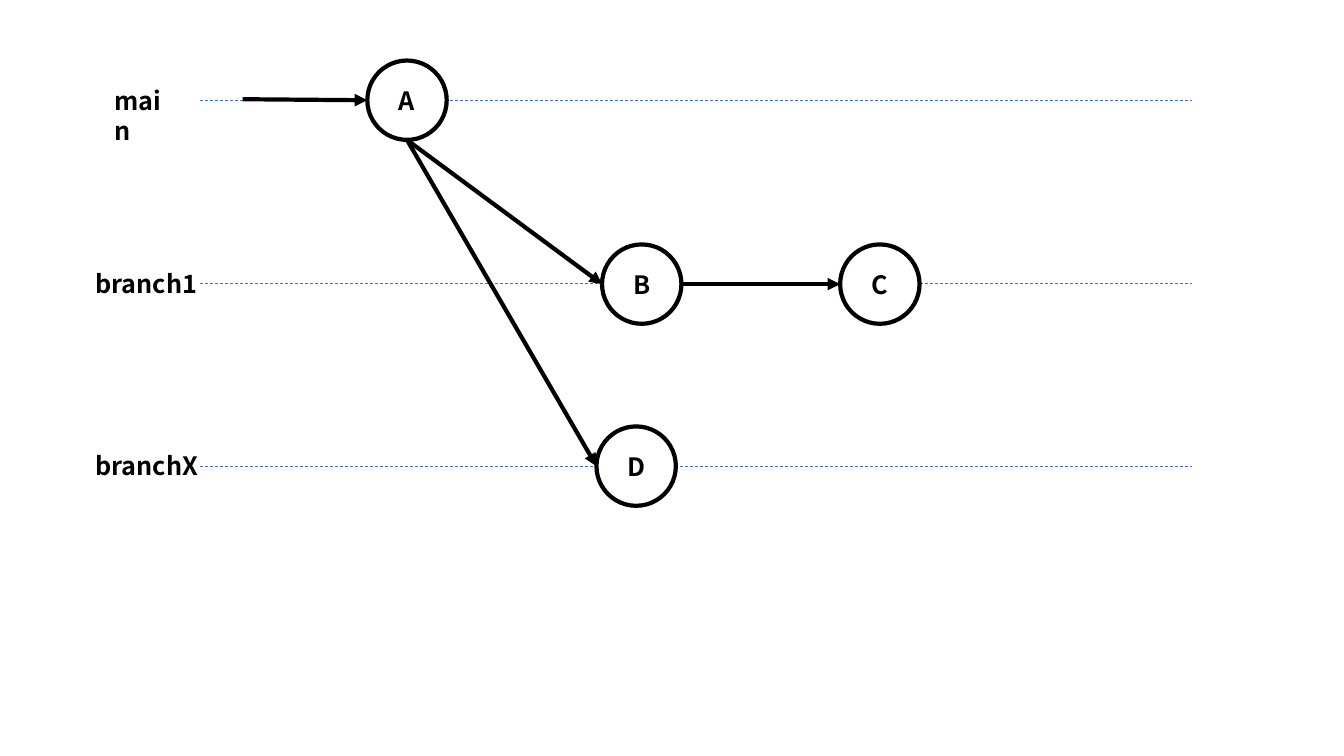
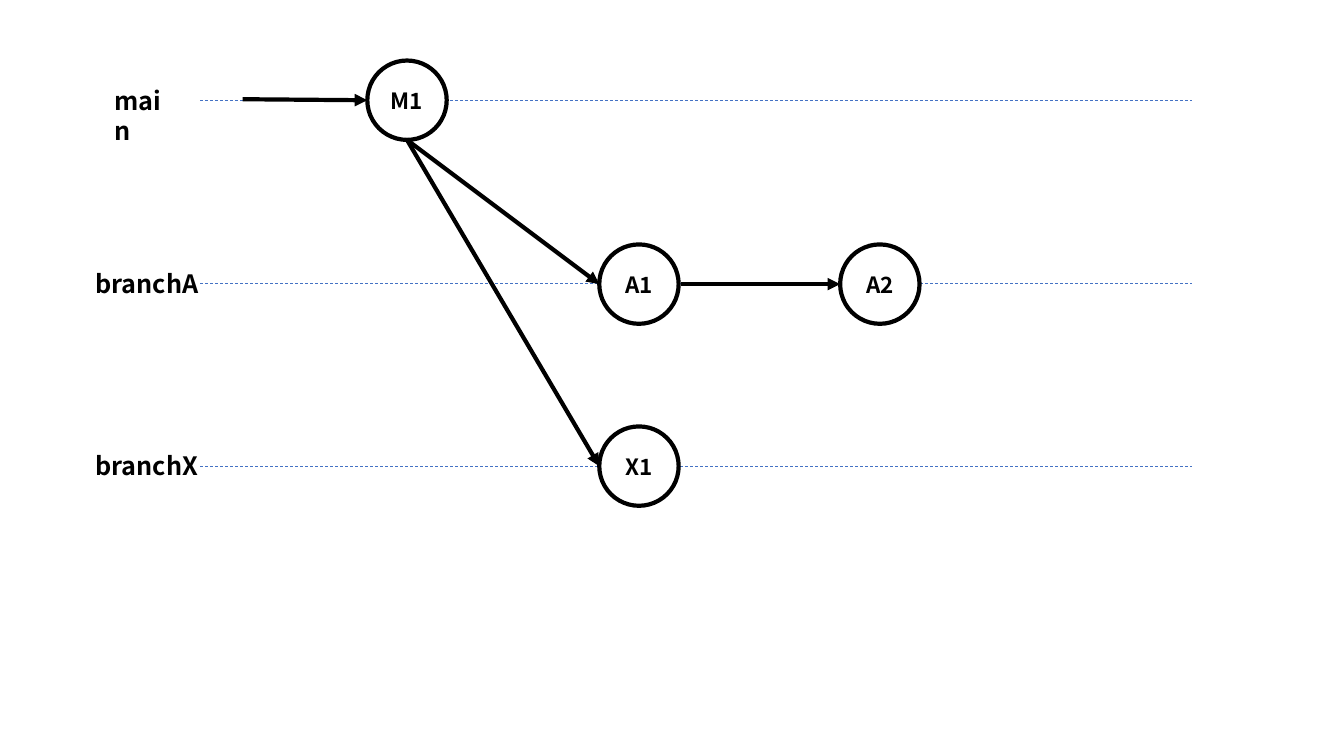
Before and after one commit to nishida2073/ai_navive, a slide deck: slide 40 of 01_テキスト/Git入門_図.pptx (slide 41 before the commit). Drawn at 1344x756 pixels with LibreOffice and Linux fonts; fonts in the diff are those of the drawing. Boxes give left, top, right and bottom in pixels: in the first picture for what was removed or moved away, otherwise in the second. Text is boxed around its words. In the diff, an @@ line names an element or a change of style, - is before the commit and + after.

```diff
--- a/01_テキスト/Git入門_図.pptx
+++ b/01_テキスト/Git入門_図.pptx
@@ text in ellipse at [391, 92, 423, 109]: text changed; size 18 to 16 pt @@
-A
+M1
@@ arrow moved from (407, 140) - (597, 466) to (407, 140) - (600, 466) @@
@@ text at [95, 273, 198, 294]: text changed @@
-branch1
+branchA
@@ text in ellipse at [625, 276, 652, 293]: text changed; size 18 to 16 pt @@
-B
+A1
@@ text in ellipse at [866, 276, 893, 293]: text changed; size 18 to 16 pt @@
-C
+A2
@@ text in ellipse at [625, 458, 652, 475]: text changed; size 18 to 16 pt @@
-D
+X1
```
Also in this commit, not shown: 9 other slides changed, 1 slide added, 10 slides removed, 1 other file.
